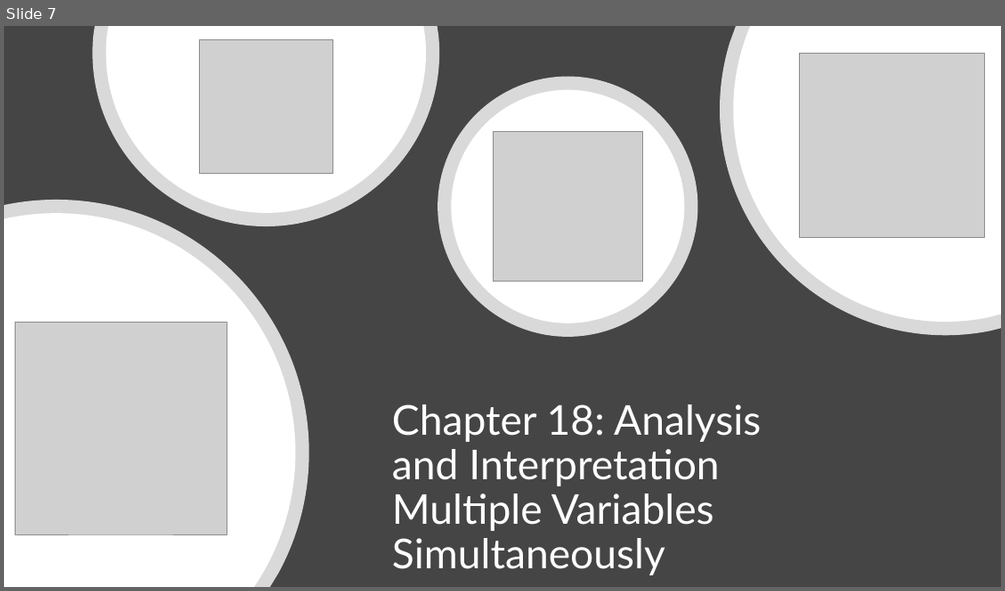
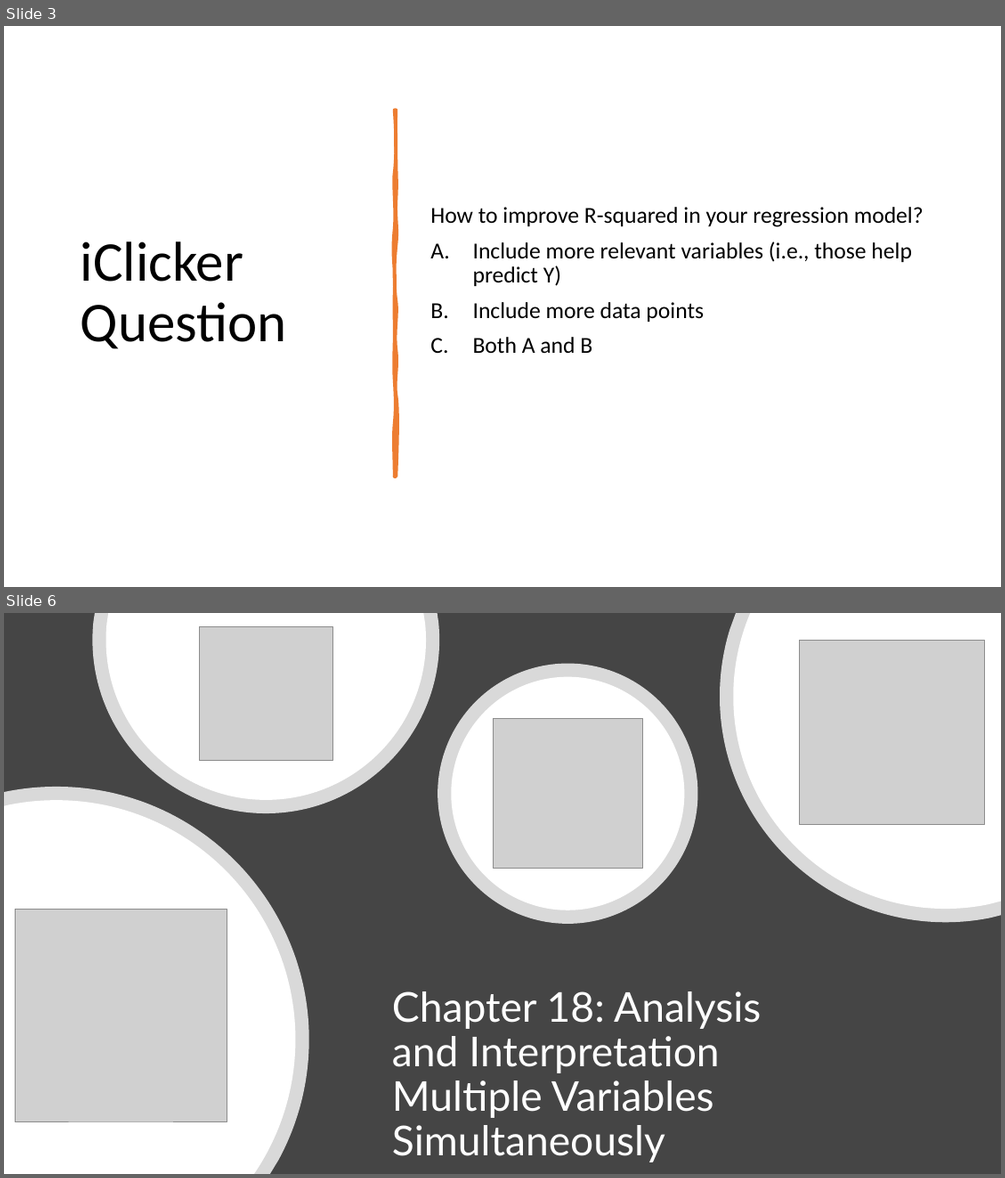
Before and after one commit to mikenguyen13/mar4050, a slide deck: lectures/12/2_Analysis and Interpretation Multiple Variables Simultaneously.pptx. Shown one above the other, each under a label of ours: slide 7 before the commit, slides 3 and 6 after it; the slides between them are not shown. The pictures are 1005x591 and 1005x1178 pixels, drawn with LibreOffice and Linux fonts; fonts in the diff are those of the drawing; grey boxes stand for pictures. Boxes give left, top, right and bottom in pixels: in the first picture for what was removed or moved away, otherwise in the second. Text is boxed around its words. In the diff, an @@ line names an element or a change of style, - is before the commit and + after.

```diff
--- a/lectures/12/2_Analysis and Interpretation Multiple Variables Simultaneously.pptx
+++ b/lectures/12/2_Analysis and Interpretation Multiple Variables Simultaneously.pptx
@@ slide 3 added at <box>4,26,1001,587</box>, background #FFFFFF @@
@@ freeform shape added at <box>395,110,396,476</box>, fill #ED7D31, outline #ED7D31 3.25 pt @@
@@ text added at <box>430,207,923,353</box>, 22 pt, text #000000 @@
+How to improve R-squared in your regression model?
+A. Include more relevant variables (i.e., those help predict Y)
+B. Include more data points
+C. Both A and B
@@ title added at <box>81,241,287,349</box>, 54 pt, text #000000 @@
+iClicker Question
@@ what was slide 7 is now slide 6 @@
```
Also in this commit, not shown: 3 slides changed, 3 other slides added, 6 slides removed, 5 other files.
